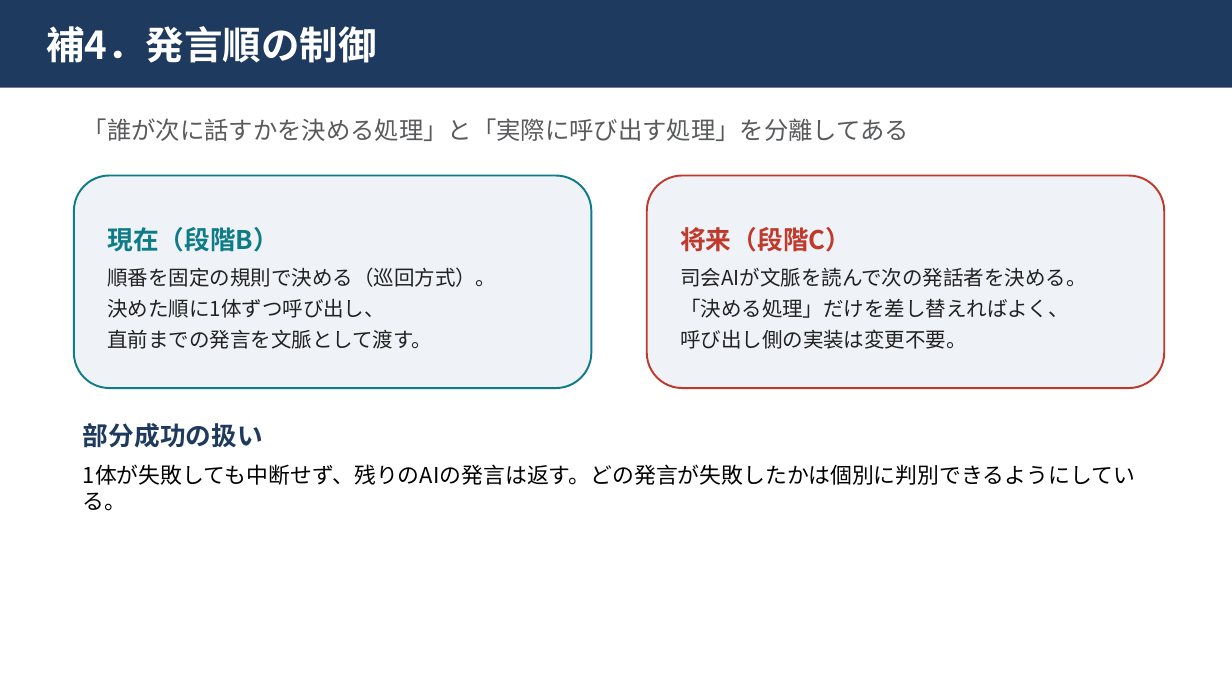
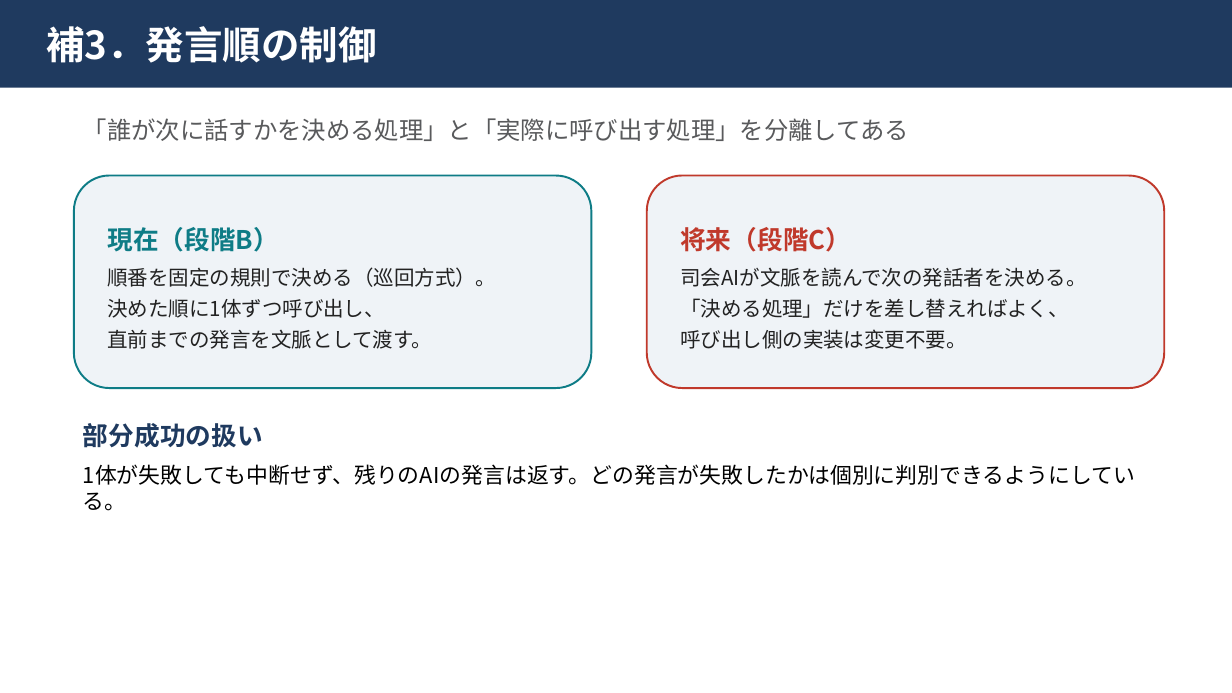
Before and after one commit to kaito3061/Trilogue1, a slide deck: slide 18 of docs/export/中間発表_柴尾.pptx (slide 20 before the commit). Drawn at 1232x693 pixels with LibreOffice and Linux fonts; fonts in the diff are those of the drawing. Boxes give left, top, right and bottom in pixels: in the first picture for what was removed or moved away, otherwise in the second. Text is boxed around its words. In the diff, an @@ line names an element or a change of style, - is before the commit and + after.

```diff
--- a/docs/export/中間発表_柴尾.pptx
+++ b/docs/export/中間発表_柴尾.pptx
@@ text in rectangle at box(46, 26, 377, 63): text changed @@
-補4．発言順の制御
+補3．発言順の制御
```
Also in this commit, not shown: 12 other slides changed, 1 slide added, 3 slides removed, 3 other files.
